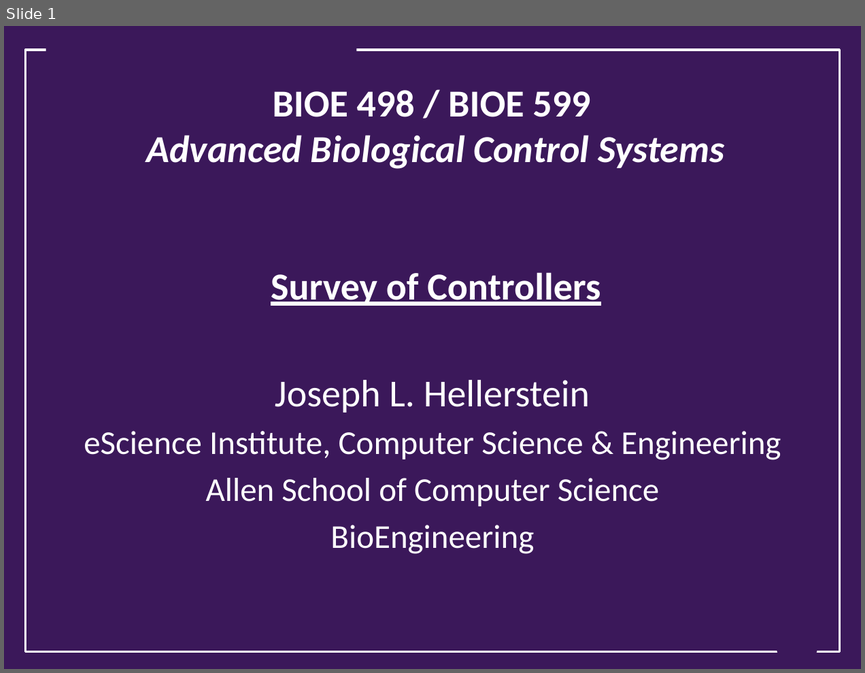
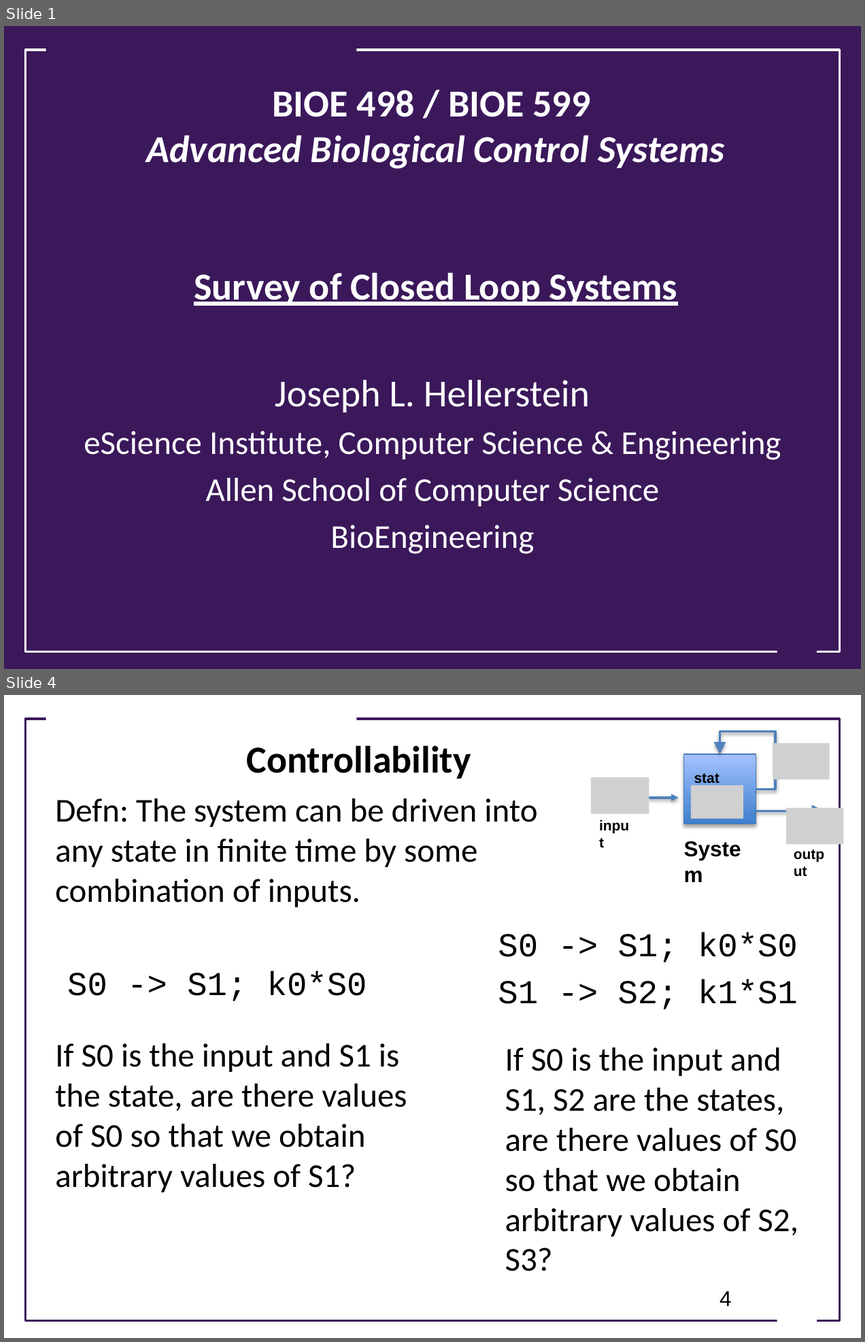
Before and after one commit to joseph-hellerstein/advanced-controls-lectures, a slide deck: Lecture_26-Survey-Of-Closed-Loop-Systems/Survey-Of-Closed-Loop-Systems.pptx. Shown one above the other, each under a label of ours: slide 1 before the commit, slides 1 and 4 after it; the slides between them are not shown. The pictures are 865x673 and 865x1342 pixels, drawn with LibreOffice and Linux fonts; fonts in the diff are those of the drawing; grey boxes stand for pictures; background and template pictures are left out. Boxes give left, top, right and bottom in pixels: in the first picture for what was removed or moved away, otherwise in the second. Text is boxed around its words. In the diff, an @@ line names an element or a change of style, - is before the commit and + after.

```diff
--- a/Lecture_26-Survey-Of-Closed-Loop-Systems/Survey-Of-Closed-Loop-Systems.pptx
+++ b/Lecture_26-Survey-Of-Closed-Loop-Systems/Survey-Of-Closed-Loop-Systems.pptx
@@ slide 4 added at [4, 695, 861, 1338], background #FFFFFF @@
@@ rectangle added at [46, 709, 356, 730], fill #FFFFFF @@
@@ rectangle added at [26, 719, 839, 1321], outline #3B185A 1.75 pt @@
@@ title added at [247, 745, 471, 779], 32 pt, text #000000, bold @@
+Controllability
@@ group added at [591, 732, 844, 868]: 4 pictures, 4 texts, 2 arrows, 1 rectangle, 1 elbow arrow @@
+input
+output
+System
+state
@@ text added at [55, 798, 537, 907], 28 pt, text #000000 @@
+Defn: The system can be driven into any state in finite time by some combination of inputs.
@@ text added at [498, 932, 798, 1009], 28 pt, text #000000 @@
+S0 -> S1; k0*S0
+S1 -> S2; k1*S1
@@ text added at [67, 971, 367, 1001], 28 pt, text #000000 @@
+S0 -> S1; k0*S0
@@ text added at [55, 1043, 407, 1192], 28 pt, text #000000 @@
+If S0 is the input and S1 is the state, are there values of S0 so that we obtain arbitrary values of S1?
@@ text added at [505, 1047, 798, 1271], 28 pt, text #000000 @@
+If S0 is the input and S1, S2 are the states, are there values of S0 so that we obtain arbitrary values of S2, S3?
@@ page number added at [719, 1291, 732, 1306], 18 pt, text #000000 @@
+4
@@ trapezoid added at [769, 1289, 824, 1327], fill #FFFFFF @@
@@ slide 1 changed as well @@
@@ title at [147, 90, 724, 305]: text changed @@
-BIOE 498 / BIOE 599
-Advanced Biological Control Systems
-Survey of Controllers
+BIOE 498 / BIOE 599
+Advanced Biological Control Systems
+Survey of Closed Loop Systems
```
Also in this commit, not shown: 1 other slide changed, 9 other slides added.
